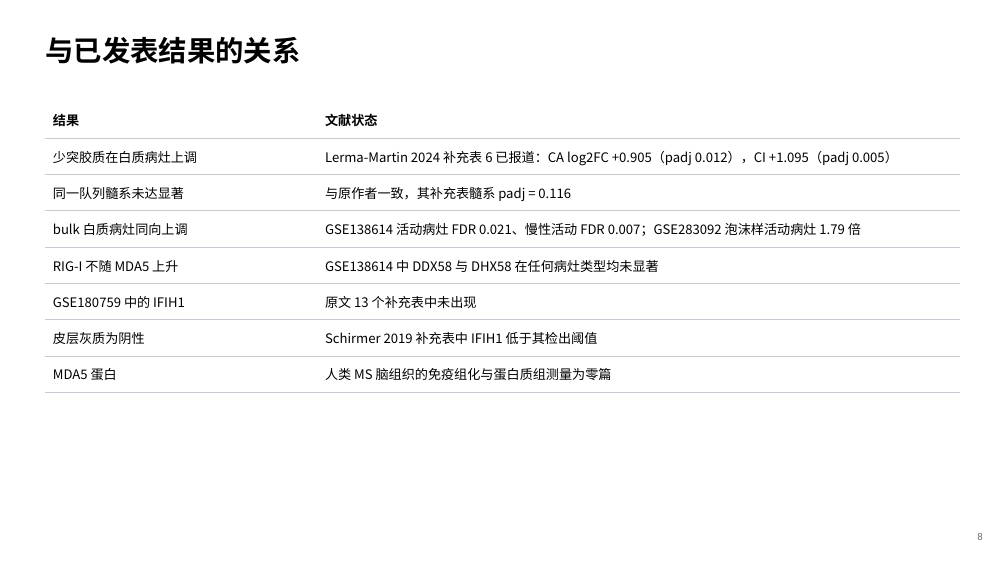
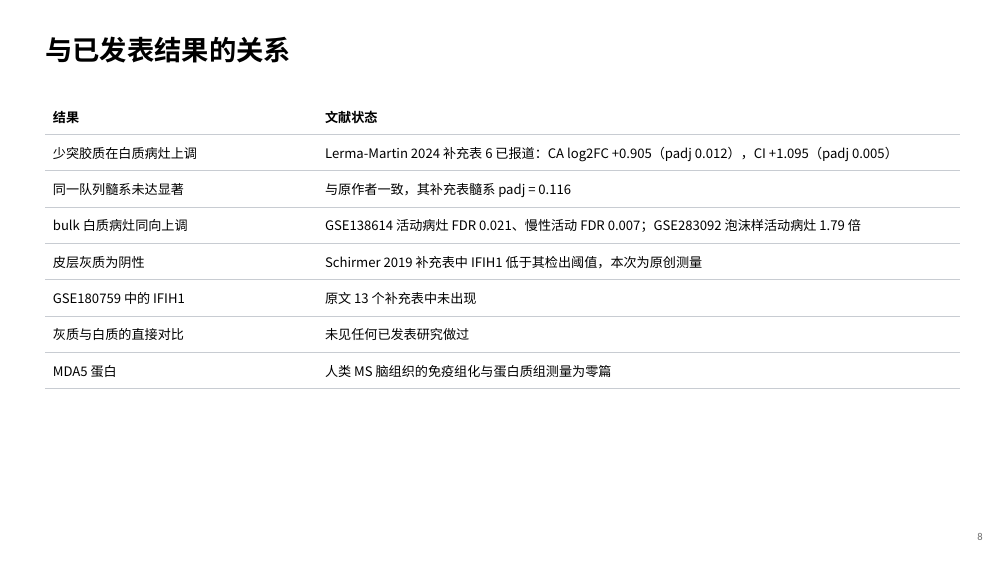
Before and after one commit to 7c96bzczcj-prog/aaa, a slide deck: slide 9 of results/mda5/MDA5_IFIH1_人脑与MS.pptx. Drawn at 1008x567 pixels with LibreOffice and Linux fonts; fonts in the diff are those of the drawing. Boxes give left, top, right and bottom in pixels: in the first picture for what was removed or moved away, otherwise in the second. Text is boxed around its words. In the diff, an @@ line names an element or a change of style, - is before the commit and + after.

```diff
--- a/results/mda5/MDA5_IFIH1_人脑与MS.pptx
+++ b/results/mda5/MDA5_IFIH1_人脑与MS.pptx
@@ text "与已发表结果的关系" at [45,36,291,63]: size 27 to 26 pt @@
@@ table at [45,98,960,381] @@
-row 5, column 1: RIG-I 不随 MDA5 上升
+row 5, column 1: 皮层灰质为阴性
-row 5, column 2: GSE138614 中 DDX58 与 DHX58 在任何病灶类型均未显著
+row 5, column 2: Schirmer 2019 补充表中 IFIH1 低于其检出阈值，本次为原创测量
-row 7, column 1: 皮层灰质为阴性
+row 7, column 1: 灰质与白质的直接对比
-row 7, column 2: Schirmer 2019 补充表中 IFIH1 低于其检出阈值
+row 7, column 2: 未见任何已发表研究做过
@@ table: place and size @@
-table at [45,102,960,384]
+table at [45,98,960,381]
```
Also in this commit, not shown: 9 other slides changed, 9 other files.
